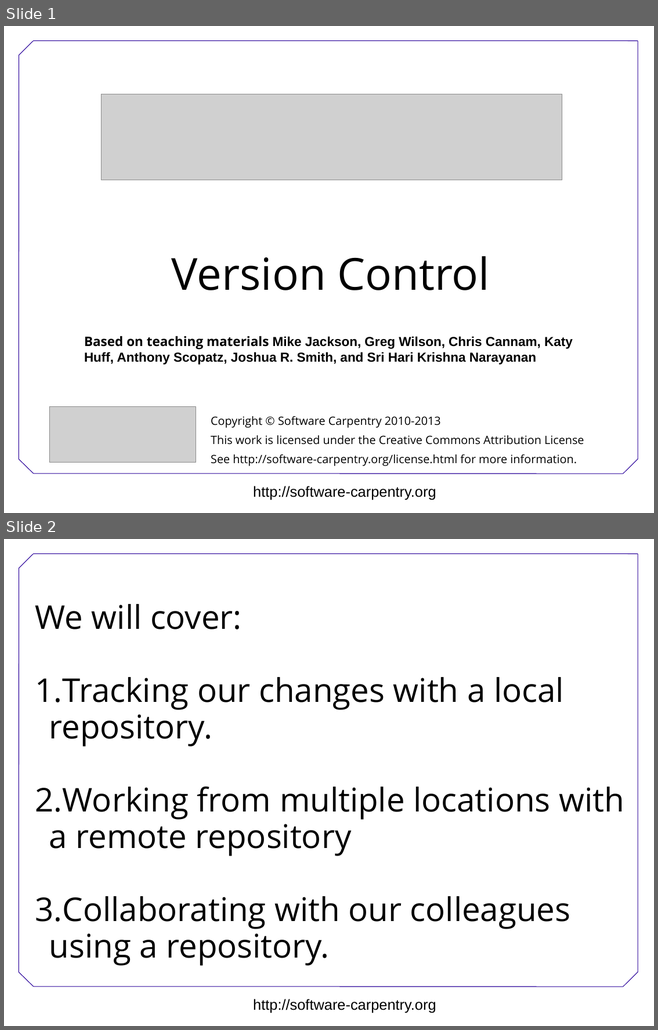
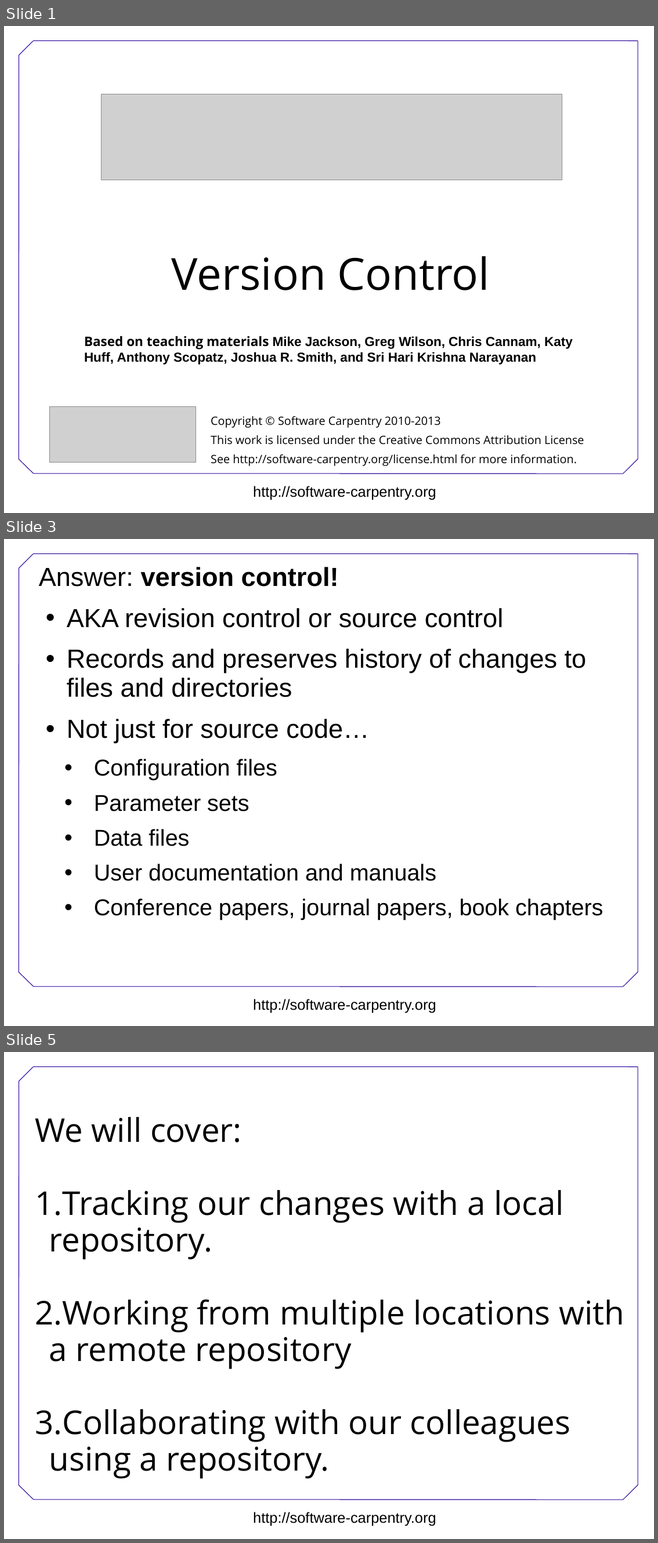
Before and after one commit to swcarpentry/DEPRECATED-boot-camps, a slide deck: version-control/Version-control.ppt. Shown one above the other, each under a label of ours: slides 1 and 2 before the commit, slides 1, 3 and 5 after it; the slides between them are not shown. The pictures are 658x1030 and 658x1543 pixels, drawn with LibreOffice and Linux fonts; fonts in the diff are those of the drawing; grey boxes stand for pictures; background and template pictures are left out. Boxes give left, top, right and bottom in pixels: in the first picture for what was removed or moved away, otherwise in the second. Text is boxed around its words. In the diff, an @@ line names an element or a change of style, - is before the commit and + after.

```diff
--- a/version-control/Version-control.ppt
+++ b/version-control/Version-control.ppt
@@ slide 3 added at (x1=4, y1=539, x2=654, y2=1026), background #FFFFFF; not listed: 8 template elements that a slide beside it also shows @@
@@ text added at (x1=39, y1=567, x2=603, y2=920), 32 pt, text #000000 @@
+Answer: version control!
+• AKA revision control or source control
+• Records and preserves history of changes to files and directories
+• Not just for source code…
+  • Configuration files
+  • Parameter sets
+  • Data files
+  • User documentation and manuals
+  • Conference papers, journal papers, book chapters
@@ what was slide 2 is now slide 5 @@
```
Also in this commit, not shown: 2 other slides added, 1 other file.
